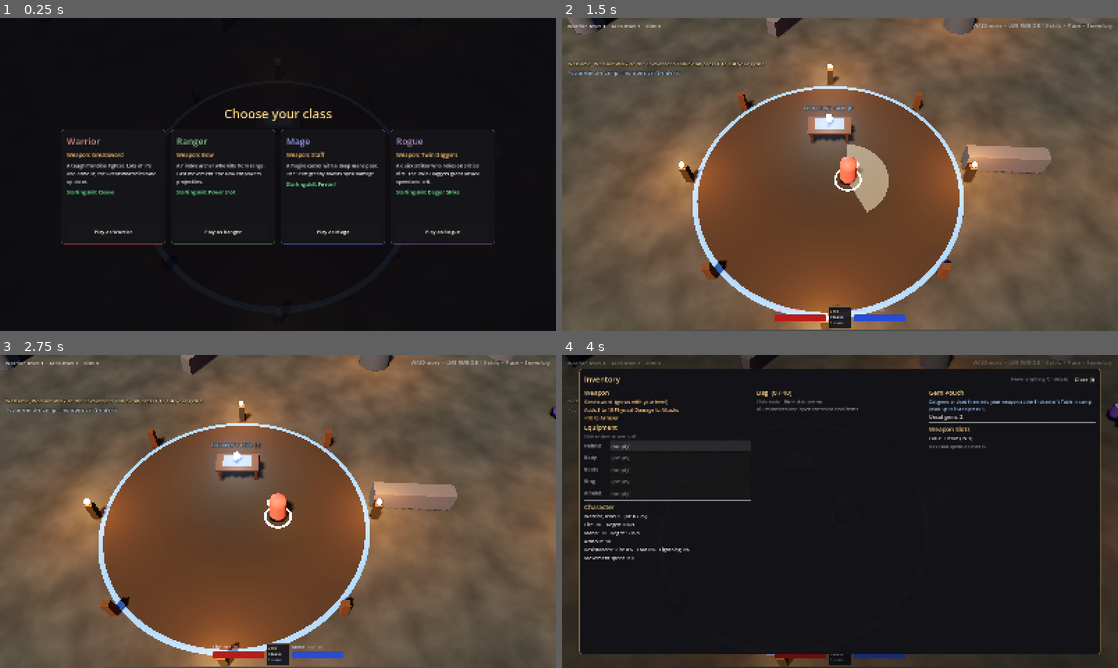
Above: before the commit, frames 1-4 (two rows, left to right).
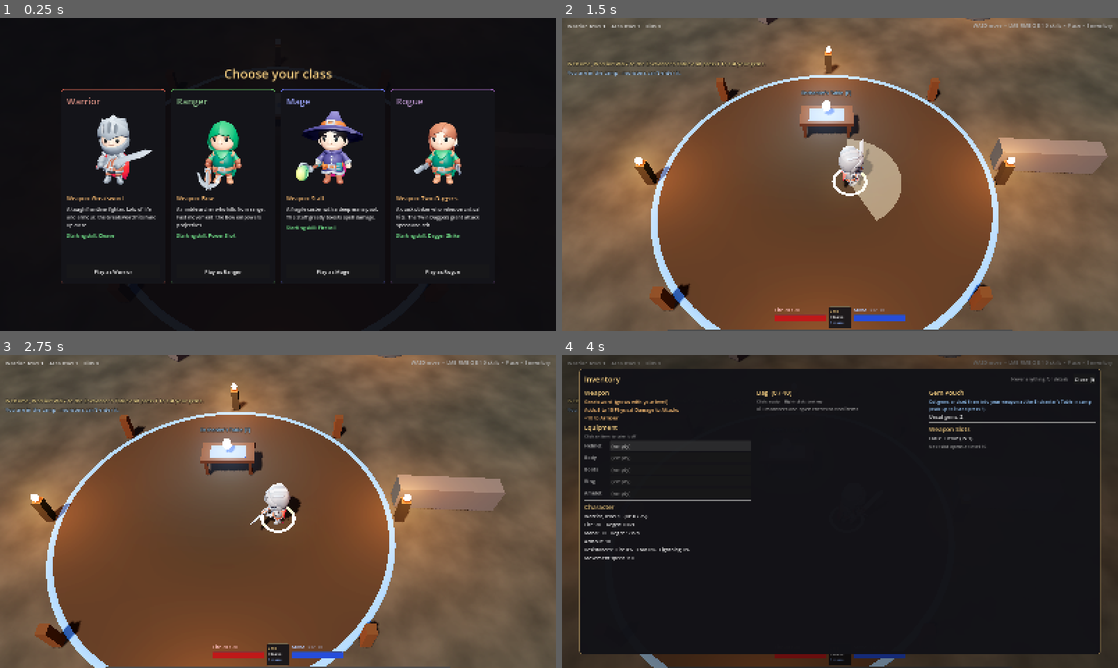
Above: after the commit, the same moments.

Repository: Gilrom-Rune/Fantasy-ARPG
Game: Godot game, scene res://scenes/main.tscn
The game is run twice, just before and just after one commit, with the same random seed, the same clock (stepped at 60 frames per second) and the same inputs.
Inputs (mouse positions are in pixels of both pictures, inside the frame that each line leads up to):
- Up to frame 1 (0.25 s): no input
- Up to frame 2 (1.5 s): click "Play as Warrior" at 0.5 s; tap F (interact) at 1.25 s; move the mouse to (962, 158) at 1.27 s; hold D (move_right) from 1.28 s (still down); hold F (interact) from 1.28 s (still down); click (962, 158) at 1.42 s
- Up to frame 3 (2.75 s): release D (move_right) at 2 s; release F (interact) at 2 s; drag from (166, 527) to (250, 574) at 2.02 s
- Up to frame 4 (4 s): tap F (interact) at 2.75 s; move the mouse to (895, 442) at 2.77 s; hold D (move_right) 2.78-3.5 s; tap Tab at 2.85 s; click "(empty)" at 3.5 s

The runs differ from the first frame. In frame 1, 10% of the frame differs, in the area x 11-89%, y 16-85%; in frame 2, 30%, in the area x 0-100%, y 0-100%; in frame 3, 27%; in frame 4, 1.1%.

Commit message:
Add animated fantasy character models
- KayKit Adventurers (CC0) models for the 4 classes: Knight with
  greatsword, hooded Rogue with crossbow, Mage with staff, Rogue with
  twin daggers
- KayKit Skeletons (CC0) for monsters: Skeleton Warrior (axe), Skeleton
  Mage (staff) and a new fast Skeleton Minion
- CharacterModel: shows only the class weapon, attaches weapons to hand
  bones, plays idle/run/attack/cast/death animations timed to skills,
  tint overlay for hits, ailments and magic/rare monsters
- Model setup is data-driven in data/models.json
- Live animated 3D previews on the class select screen
- Closer camera

Co-Authored-By: Claude Opus 5.5 <noreply@anthropic.com>
Claude-Session: https://claude.ai/code/session_01Pi7eBfAxMzBhL4nGETES5B

Diff:
--- a/data/classes.json
+++ b/data/classes.json
@@ -3,54 +3,214 @@
 		"name": "Warrior",
 		"weapon": "Greatsword",
 		"description": "A tough frontline fighter. Lots of life and armour; the Greatsword hits hard up close.",
-		"color": [0.75, 0.35, 0.28],
+		"color": [
+			0.75,
+			0.35,
+			0.28
+		],
 		"start_skill": "cleave",
-		"base": {"life": 70, "life_per_level": 12, "mana": 30, "mana_per_level": 3, "mana_regen": 2.5},
-		"weapon_mods": [
-			{"stat": "added_physical_min", "kind": "flat", "tags": ["attack"], "base": 5, "per_level": 1.2, "text": "Adds {0} to {1} Physical Damage to Attacks", "pair": "added_physical_max"},
-			{"stat": "added_physical_max", "kind": "flat", "tags": ["attack"], "base": 10, "per_level": 2.2},
-			{"stat": "armour", "kind": "flat", "base": 10, "per_level": 4, "text": "+{0} to Armour"}
-		]
+		"base": {
+			"life": 70,
+			"life_per_level": 12,
+			"mana": 30,
+			"mana_per_level": 3,
+			"mana_regen": 2.5
+		},
+		"weapon_mods": [
+			{
+				"stat": "added_physical_min",
+				"kind": "flat",
+				"tags": [
+					"attack"
+				],
+				"base": 5,
+				"per_level": 1.2,
+				"text": "Adds {0} to {1} Physical Damage to Attacks",
+				"pair": "added_physical_max"
+			},
+			{
+				"stat": "added_physical_max",
+				"kind": "flat",
+				"tags": [
+					"attack"
+				],
+				"base": 10,
+				"per_level": 2.2
+			},
+			{
+				"stat": "armour",
+				"kind": "flat",
+				"base": 10,
+				"per_level": 4,
+				"text": "+{0} to Armour"
+			}
+		],
+		"model": "knight"
 	},
 	"ranger": {
 		"name": "Ranger",
 		"weapon": "Bow",
 		"description": "A nimble archer who kills from range. Fast movement; the Bow empowers projectiles.",
-		"color": [0.35, 0.65, 0.35],
+		"color": [
+			0.35,
+			0.65,
+			0.35
+		],
 		"start_skill": "power_shot",
-		"base": {"life": 55, "life_per_level": 9, "mana": 40, "mana_per_level": 4, "mana_regen": 3.0, "move_speed": 6.5},
-		"weapon_mods": [
-			{"stat": "added_physical_min", "kind": "flat", "tags": ["attack"], "base": 3, "per_level": 0.9, "text": "Adds {0} to {1} Physical Damage to Attacks", "pair": "added_physical_max"},
-			{"stat": "added_physical_max", "kind": "flat", "tags": ["attack"], "base": 8, "per_level": 1.8},
-			{"stat": "damage", "kind": "increased", "tags": ["projectile"], "base": 10, "per_level": 0.5, "text": "{0}% increased Projectile Damage"}
-		]
+		"base": {
+			"life": 55,
+			"life_per_level": 9,
+			"mana": 40,
+			"mana_per_level": 4,
+			"mana_regen": 3.0,
+			"move_speed": 6.5
+		},
+		"weapon_mods": [
+			{
+				"stat": "added_physical_min",
+				"kind": "flat",
+				"tags": [
+					"attack"
+				],
+				"base": 3,
+				"per_level": 0.9,
+				"text": "Adds {0} to {1} Physical Damage to Attacks",
+				"pair": "added_physical_max"
+			},
+			{
+				"stat": "added_physical_max",
+				"kind": "flat",
+				"tags": [
+					"attack"
+				],
+				"base": 8,
+				"per_level": 1.8
+			},
+			{
+				"stat": "damage",
+				"kind": "increased",
+				"tags": [
+					"projectile"
+				],
+				"base": 10,
+				"per_level": 0.5,
+				"text": "{0}% increased Projectile Damage"
+			}
+		],
+		"model": "ranger"
 	},
 	"mage": {
 		"name": "Mage",
 		"weapon": "Staff",
 		"description": "A fragile caster with a deep mana pool. The Staff greatly boosts spell damage.",
-		"color": [0.4, 0.45, 0.9],
+		"color": [
+			0.4,
+			0.45,
+			0.9
+		],
 		"start_skill": "fireball",
-		"base": {"life": 50, "life_per_level": 8, "mana": 60, "mana_per_level": 6, "mana_regen": 4.0},
-		"weapon_mods": [
-			{"stat": "damage", "kind": "increased", "tags": ["spell"], "base": 20, "per_level": 1.5, "text": "{0}% increased Spell Damage"},
-			{"stat": "mana_regen", "kind": "increased", "base": 10, "per_level": 0.5, "text": "{0}% increased Mana Regeneration Rate"},
-			{"stat": "added_physical_min", "kind": "flat", "tags": ["attack"], "base": 2, "per_level": 0.4, "text": "Adds {0} to {1} Physical Damage to Attacks", "pair": "added_physical_max"},
-			{"stat": "added_physical_max", "kind": "flat", "tags": ["attack"], "base": 5, "per_level": 0.8}
-		]
+		"base": {
+			"life": 50,
+			"life_per_level": 8,
+			"mana": 60,
+			"mana_per_level": 6,
+			"mana_regen": 4.0
+		},
+		"weapon_mods": [
+			{
+				"stat": "damage",
+				"kind": "increased",
+				"tags": [
+					"spell"
+				],
+				"base": 20,
+				"per_level": 1.5,
+				"text": "{0}% increased Spell Damage"
+			},
+			{
+				"stat": "mana_regen",
+				"kind": "increased",
+				"base": 10,
+				"per_level": 0.5,
+				"text": "{0}% increased Mana Regeneration Rate"
+			},
+			{
+				"stat": "added_physical_min",
+				"kind": "flat",
+				"tags": [
+					"attack"
+				],
+				"base": 2,
+				"per_level": 0.4,
+				"text": "Adds {0} to {1} Physical Damage to Attacks",
+				"pair": "added_physical_max"
+			},
+			{
+				"stat": "added_physical_max",
+				"kind": "flat",
+				"tags": [
+					"attack"
+				],
+				"base": 5,
+				"per_level": 0.8
+			}
+		],
+		"model": "mage"
 	},
 	"rogue": {
 		"name": "Rogue",
 		"weapon": "Twin Daggers",
 		"description": "A quick striker who relies on critical hits. The Twin Daggers grant attack speed and crit.",
-		"color": [0.55, 0.35, 0.65],
+		"color": [
+			0.55,
+			0.35,
+			0.65
+		],
 		"start_skill": "dagger_strike",
-		"base": {"life": 58, "life_per_level": 9, "mana": 40, "mana_per_level": 4, "mana_regen": 3.0, "move_speed": 6.3},
-		"weapon_mods": [
-			{"stat": "added_physical_min", "kind": "flat", "tags": ["attack"], "base": 3, "per_level": 0.8, "text": "Adds {0} to {1} Physical Damage to Attacks", "pair": "added_physical_max"},
-			{"stat": "added_physical_max", "kind": "flat", "tags": ["attack"], "base": 7, "per_level": 1.6},
-			{"stat": "crit_chance", "kind": "increased", "base": 30, "per_level": 1.5, "text": "{0}% increased Critical Hit Chance"},
-			{"stat": "attack_speed", "kind": "increased", "base": 10, "per_level": 0.2, "text": "{0}% increased Attack Speed"}
-		]
+		"base": {
+			"life": 58,
+			"life_per_level": 9,
+			"mana": 40,
+			"mana_per_level": 4,
+			"mana_regen": 3.0,
+			"move_speed": 6.3
+		},
+		"weapon_mods": [
+			{
+				"stat": "added_physical_min",
+				"kind": "flat",
+				"tags": [
+					"attack"
+				],
+				"base": 3,
+				"per_level": 0.8,
+				"text": "Adds {0} to {1} Physical Damage to Attacks",
+				"pair": "added_physical_max"
+			},
+			{
+				"stat": "added_physical_max",
+				"kind": "flat",
+				"tags": [
+					"attack"
+				],
+				"base": 7,
+				"per_level": 1.6
+			},
+			{
+				"stat": "crit_chance",
+				"kind": "increased",
+				"base": 30,
+				"per_level": 1.5,
+				"text": "{0}% increased Critical Hit Chance"
+			},
+			{
+				"stat": "attack_speed",
+				"kind": "increased",
+				"base": 10,
+				"per_level": 0.2,
+				"text": "{0}% increased Attack Speed"
+			}
+		],
+		"model": "rogue"
 	}
 }
--- /dev/null
+++ b/data/models.json
@@ -0,0 +1,91 @@
+{
+	"knight": {
+		"file": "res://assets/characters/Knight.glb",
+		"scale": 0.82,
+		"keep_weapons": ["2H_Sword"],
+		"idle": "2H_Melee_Idle",
+		"run": "Running_A",
+		"death": "Death_A",
+		"actions": {
+			"melee": "2H_Melee_Attack_Slice",
+			"nova": "2H_Melee_Attack_Spin",
+			"ranged": "1H_Ranged_Shoot",
+			"spell": "Spellcast_Shoot",
+			"spell_nova": "Spellcast_Raise"
+		}
+	},
+	"ranger": {
+		"file": "res://assets/characters/Rogue_Hooded.glb",
+		"scale": 0.82,
+		"keep_weapons": ["2H_Crossbow"],
+		"idle": "Idle",
+		"run": "Running_A",
+		"death": "Death_A",
+		"actions": {
+			"melee": "1H_Melee_Attack_Chop",
+			"nova": "2H_Melee_Attack_Spin",
+			"ranged": "2H_Ranged_Shoot",
+			"spell": "Spellcast_Shoot",
+			"spell_nova": "Spellcast_Raise"
+		}
+	},
+	"mage": {
+		"file": "res://assets/characters/Mage.glb",
+		"scale": 0.82,
+		"keep_weapons": ["2H_Staff"],
+		"idle": "Idle",
+		"run": "Running_A",
+		"death": "Death_A",
+		"actions": {
+			"melee": "2H_Melee_Attack_Chop",
+			"nova": "2H_Melee_Attack_Spin",
+			"ranged": "Spellcast_Shoot",
+			"spell": "Spellcast_Shoot",
+			"spell_nova": "Spellcast_Raise"
+		}
+	},
+	"rogue": {
+		"file": "res://assets/characters/Rogue.glb",
+		"scale": 0.82,
+		"keep_weapons": ["Knife", "Knife_Offhand"],
+		"idle": "Idle",
+		"run": "Running_A",
+		"death": "Death_A",
+		"actions": {
+			"melee": "Dualwield_Melee_Attack_Chop",
+			"nova": "2H_Melee_Attack_Spin",
+			"ranged": "Throw",
+			"spell": "Spellcast_Shoot",
+			"spell_nova": "Spellcast_Raise"
+		}
+	},
+	"skeleton_warrior": {
+		"file": "res://assets/characters/Skeleton_Warrior.glb",
+		"scale": 0.82,
+		"attach": [{"bone": "handslot.r", "file": "res://assets/weapons/Skeleton_Axe.gltf"}],
+		"idle": "Idle_Combat",
+		"run": "Running_A",
+		"run_speed": 4.5,
+		"death": "Death_C_Skeletons",
+		"actions": {"melee": "1H_Melee_Attack_Chop"}
+	},
+	"skeleton_mage": {
+		"file": "res://assets/characters/Skeleton_Mage.glb",
+		"scale": 0.82,
+		"attach": [{"bone": "handslot.r", "file": "res://assets/weapons/Skeleton_Staff.gltf"}],
+		"idle": "Idle",
+		"run": "Walking_A",
+		"run_speed": 2.5,
+		"death": "Death_C_Skeletons",
+		"actions": {"melee": "1H_Melee_Attack_Chop", "spell": "Spellcast_Shoot"}
+	},
+	"skeleton_minion": {
+		"file": "res://assets/characters/Skeleton_Minion.glb",
+		"scale": 0.78,
+		"idle": "Idle_B",
+		"run": "Running_C",
+		"run_speed": 5.0,
+		"death": "Death_C_Skeletons",
+		"actions": {"melee": "Unarmed_Melee_Attack_Punch_A"}
+	}
+}
--- a/scripts/core/db.gd
+++ b/scripts/core/db.gd
@@ -17,6 +17,7 @@
 static var bases: Dictionary = {}
 static var affixes: Array = []
 static var classes: Dictionary = {}
+static var models: Dictionary = {}
 static var _loaded := false
 
 
@@ -28,6 +29,7 @@
 	bases = _load_json("res://data/item_bases.json", {})
 	affixes = _load_json("res://data/affixes.json", [])
 	classes = _load_json("res://data/classes.json", {})
+	models = _load_json("res://data/models.json", {})
 	_loaded = true
 
 
@@ -53,6 +55,11 @@
 	return classes.get(id, {})
 
 
+static func model(id: String) -> Dictionary:
+	ensure_loaded()
+	return models.get(id, {})
+
+
 static func support(id: String) -> Dictionary:
 	ensure_loaded()
 	return supports.get(id, {})
--- a/scripts/entities/actor.gd
+++ b/scripts/entities/actor.gd
@@ -39,7 +39,8 @@
 var chill_time := 0.0
 var shock_time := 0.0
 
-var body_mat: StandardMaterial3D
+var body_mat: StandardMaterial3D  ## only used by the plain-capsule fallback body
+var model: CharacterModel  ## the animated 3D character, if it has one
 var base_glow := Color.BLACK
 var _flash := 0.0
 
@@ -79,6 +80,10 @@
 		return
 	_think(delta)
 	global_position.y = 0.0
+	if model:
+		var v := velocity
+		v.y = 0
+		model.update(v.length(), delta)
 
 
 ## Override in subclasses for AI / input.
@@ -104,7 +109,7 @@
 
 
 func _update_tint() -> void:
-	if body_mat == null:
+	if body_mat == null and model == null:
 		return
 	var glow := base_glow
 	if ignite_time > 0.0:
@@ -115,7 +120,12 @@
 		glow += Color(0.25, 0.22, 0.02) * (0.5 + 0.5 * sin(Time.get_ticks_msec() * 0.05))
 	if _flash > 0.0:
 		glow = Color(0.8, 0.8, 0.8)
-	body_mat.emission = glow
+	if model:
+		var strength := maxf(glow.r, maxf(glow.g, glow.b))
+		var col := glow / strength if strength > 0.0 else Color.BLACK
+		model.set_tint(col, strength * 0.7)
+	else:
+		body_mat.emission = glow
 
 
 func take_hit(hit: Dictionary, source: Actor) -> void:
@@ -191,6 +201,8 @@
 	if c["cooldown"] > 0.0:
 		cooldowns[key] = c["cooldown"]
 	face(target_point - global_position)
+	if model:
+		model.play_action(model.action_for(c), busy_time)
 	SkillExecutor.execute(self, c, target_point)
 	for i in range(1, c["repeats"] + 1):
 		get_tree().create_timer(0.18 * i, false).timeout.connect(func():
@@ -199,9 +211,9 @@
 	return true
 
 
-## Creates the collision shape and a simple capsule body with a "nose" showing
-## which way the actor faces. Swap this for real models later.
-func build_body(color: Color, height: float, r: float) -> void:
+## Creates the collision shape and the visible body: the animated model from
+## data/models.json, or a plain capsule with a "nose" if there is no model.
+func build_body(color: Color, height: float, r: float, model_id: String = "", model_scale: float = 1.0) -> void:
 	radius = r
 	bar_height = height + 0.35
 	var col := CollisionShape3D.new()
@@ -211,6 +223,13 @@
 	col.shape = cap
 	col.position.y = height * 0.5
 	add_child(col)
+
+	if model_id != "":
+		model = CharacterModel.create(model_id)
+		if model:
+			add_child(model)
+			model.scale *= model_scale
+			return
 
 	var mi := MeshInstance3D.new()
 	var cm := CapsuleMesh.new()
--- /dev/null
+++ b/scripts/entities/character_model.gd
@@ -0,0 +1,143 @@
+class_name CharacterModel
+extends Node3D
+## A 3D animated character (see data/models.json). Handles:
+##  - showing only the weapon this character should hold
+##  - attaching extra weapons to a hand bone
+##  - idle / run / attack / death animations
+##  - a colour tint used for hit flashes, burning, chill, magic/rare monsters
+
+const BLEND := 0.12
+
+var def: Dictionary
+var anim: AnimationPlayer
+var _overlay: StandardMaterial3D
+var _action_left := 0.0
+var _dead := false
+
+static var _cache := {}
+
+
+## Returns null if the model id is unknown (the actor then uses a plain capsule).
+static func create(model_id: String) -> CharacterModel:
+	var d := DB.model(model_id)
+	if d.is_empty():
+		return null
+	var m := CharacterModel.new()
+	m.def = d
+	return m
+
+
+static func _load_scene(path: String) -> PackedScene:
+	if not _cache.has(path):
+		_cache[path] = load(path)
+	return _cache[path]
+
+
+func _ready() -> void:
+	var packed := _load_scene(def["file"])
+	if packed == null:
+		push_error("Could not load model " + String(def["file"]))
+		return
+	var inst: Node3D = packed.instantiate()
+	inst.rotation.y = PI  # the models face +Z; the game treats -Z as forward
+	add_child(inst)
+	scale = Vector3.ONE * float(def.get("scale", 0.72))
+
+	# Hide every hand-held item except the ones this character uses.
+	var keep: Array = def.get("keep_weapons", [])
+	for att in inst.find_children("handslot*", "BoneAttachment3D", true, false):
+		for c in att.get_children():
+			if c is MeshInstance3D:
+				c.visible = keep.has(String(c.name))
+
+	# Attach extra weapons (e.g. an axe for skeleton warriors).
+	var skel: Skeleton3D = inst.find_child("Skeleton3D", true, false)
+	for a in def.get("attach", []):
+		var weapon_scene := _load_scene(a["file"])
+		if skel == null or weapon_scene == null:
+			continue
+		var ba := BoneAttachment3D.new()
+		ba.bone_name = a["bone"]
+		skel.add_child(ba)
+		ba.add_child(weapon_scene.instantiate())
+
+	# One shared see-through overlay material for tints.
+	_overlay = StandardMaterial3D.new()
+	_overlay.shading_mode = BaseMaterial3D.SHADING_MODE_UNSHADED
+	_overlay.transparency = BaseMaterial3D.TRANSPARENCY_ALPHA
+	_overlay.albedo_color = Color(0, 0, 0, 0)
+	for mi in inst.find_children("*", "MeshInstance3D", true, false):
+		mi.material_overlay = _overlay
+		mi.cast_shadow = GeometryInstance3D.SHADOW_CASTING_SETTING_ON
+
+	anim = inst.find_child("AnimationPlayer", true, false)
+	if anim:
+		for loop_name in [def.get("idle", "Idle"), def.get("run", "Running_A")]:
+			if anim.has_animation(loop_name):
+				anim.get_animation(loop_name).loop_mode = Animation.LOOP_LINEAR
+		anim.play(def.get("idle", "Idle"))
+
+
+## Called every physics frame by the actor.
+func update(speed: float, delta: float) -> void:
+	if anim == null or _dead:
+		return
+	if _action_left > 0.0:
+		_action_left -= delta
+		return
+	var moving := speed > 0.3
+	var want: String = def.get("run", "Running_A") if moving else def.get("idle", "Idle")
+	if anim.current_animation != want:
+		anim.play(want, BLEND)
+	# Match leg speed to how fast the character actually moves.
+	anim.speed_scale = clampf(speed / float(def.get("run_speed", 5.5)), 0.6, 1.8) if moving else 1.0
+
+
+## Plays an attack/cast animation squeezed into `duration` seconds.
+func play_action(anim_name: String, duration: float) -> void:
+	if anim == null or _dead or not anim.has_animation(anim_name):
+		return
+	var length := anim.get_animation(anim_name).length
+	var spd := clampf(length / maxf(duration, 0.05), 0.8, 3.5)
+	anim.speed_scale = 1.0
+	if anim.current_animation == anim_name:
+		anim.seek(0.0, true)
+	anim.play(anim_name, 0.06, spd)
+	_action_left = length / spd
+
+
+## Which animation fits a compiled skill.
+func action_for(c: Dictionary) -> String:
+	var acts: Dictionary = def.get("actions", {})
+	var tags: Array = c.get("tags", [])
+	var behavior: String = c.get("behavior", "")
+	var key := ""
+	if tags.has("attack"):
+		key = "ranged" if behavior == "projectile" else ("nova" if behavior == "nova" else "melee")
+	else:
+		key = "spell_nova" if behavior == "nova" else "spell"
+	if acts.has(key):
+		return acts[key]
+	if key.begins_with("spell") and acts.has("spell"):
+		return acts["spell"]
+	return acts.get("melee", "Idle")
+
+
+func play_death() -> void:
+	_dead = true
+	if anim:
+		anim.speed_scale = 1.0
+		anim.play(def.get("death", "Death_A"), 0.08)
+
+
+func revive() -> void:
+	_dead = false
+	_action_left = 0.0
+	if anim:
+		anim.play(def.get("idle", "Idle"))
+
+
+## strength 0 = no tint, 1 = solid colour.
+func set_tint(color: Color, strength: float) -> void:
+	if _overlay:
+		_overlay.albedo_color = Color(color.r, color.g, color.b, clampf(strength, 0.0, 0.8))
--- a/scripts/entities/enemy.gd
+++ b/scripts/entities/enemy.gd
@@ -4,14 +4,19 @@
 
 const KINDS := {
 	"brute": {
-		"name": "Ghoul", "life": 30.0, "skill": "monster_slam", "speed": 3.4,
+		"name": "Skeleton Warrior", "life": 30.0, "skill": "monster_slam", "speed": 3.4,
 		"attack_range": 1.8, "windup": 0.45, "color": Color(0.5, 0.4, 0.3),
-		"height": 1.7, "radius": 0.5, "xp": 6.0,
+		"height": 1.7, "radius": 0.5, "xp": 6.0, "model": "skeleton_warrior",
 	},
 	"caster": {
-		"name": "Hexer", "life": 18.0, "skill": "monster_bolt", "speed": 3.0,
+		"name": "Skeleton Mage", "life": 18.0, "skill": "monster_bolt", "speed": 3.0,
 		"attack_range": 12.0, "keep_away": 5.0, "windup": 0.5, "color": Color(0.42, 0.28, 0.58),
-		"height": 1.5, "radius": 0.4, "xp": 7.0,
+		"height": 1.5, "radius": 0.4, "xp": 7.0, "model": "skeleton_mage",
+	},
+	"minion": {
+		"name": "Skeleton Minion", "life": 16.0, "skill": "monster_slam", "speed": 4.6,
+		"attack_range": 1.5, "windup": 0.35, "color": Color(0.7, 0.68, 0.6),
+		"height": 1.5, "radius": 0.4, "xp": 4.0, "model": "skeleton_minion",
 	},
 }
 const RARITY_LIFE := [1.0, 2.4, 5.5]
@@ -47,7 +52,7 @@
 	collision_layer = 4
 	collision_mask = 1 | 2 | 4
 	var s: float = RARITY_SIZE[rarity]
-	build_body(info["color"], info["height"] * s, info["radius"] * s)
+	build_body(info["color"], info["height"] * s, info["radius"] * s, info.get("model", ""), s)
 	base_stats = {
 		"life": info["life"] * pow(1.15, level - 1) * RARITY_LIFE[rarity],
 		"move_speed": info["speed"] * (1.0 + 0.06 * rarity),
@@ -67,10 +72,10 @@
 			display_name = info["name"]
 		1:
 			display_name = "%s %s" % [MAGIC_PREFIX.pick_random(), info["name"]]
-			base_glow = Color(0.05, 0.12, 0.45)
+			base_glow = Color(0.08, 0.16, 0.5) * 0.6
 		2:
 			display_name = "%s, %s" % [RARE_PREFIX.pick_random(), info["name"]]
-			base_glow = Color(0.45, 0.35, 0.05)
+			base_glow = Color(0.6, 0.48, 0.08) * 0.6
 
 
 func name_color() -> Color:
@@ -95,6 +100,8 @@
 		windup -= delta * action_speed()
 		if body_mat:
 			body_mat.emission += Color(0.6, 0.1, 0.05)
+		elif model:
+			model.set_tint(Color(1.0, 0.25, 0.1), 0.25)  # red glow = "about to hit you"
 		if windup <= 0.0:
 			face(windup_target - global_position)
 			SkillExecutor.execute(self, compiled, windup_target)
@@ -112,6 +119,9 @@
 		face(dir)
 		windup = info["windup"]
 		windup_target = p.global_position
+		if model:
+			# The swing lands as the wind-up ends.
+			model.play_action(model.action_for(compiled), windup / action_speed() * 1.8)
 	else:
 		_move(dir, delta)
 		face(dir)
@@ -147,5 +157,12 @@
 		Game.player.gain_xp(info["xp"] * level * RARITY_XP[rarity])
 	LootDrop.roll_drops(global_position, level, rarity)
 	var tw := create_tween()
-	tw.tween_property(self, "scale", Vector3(1.3, 0.05, 1.3), 0.25)
+	if model:
+		model.set_tint(Color.BLACK, 0.0)
+		model.play_death()
+		set_physics_process(false)
+		tw.tween_interval(1.6)
+		tw.tween_property(self, "position:y", -1.5, 0.8)  # sink into the ground
+	else:
+		tw.tween_property(self, "scale", Vector3(1.3, 0.05, 1.3), 0.25)
 	tw.tween_callback(queue_free)
--- a/scripts/entities/player.gd
+++ b/scripts/entities/player.gd
@@ -28,7 +28,7 @@
 	collision_layer = 2
 	collision_mask = 1 | 4
 	var c: Array = DB.player_class(class_id).get("color", [0.32, 0.48, 0.85])
-	build_body(Color(c[0], c[1], c[2]), 1.8, 0.45)
+	build_body(Color(c[0], c[1], c[2]), 1.8, 0.45, String(DB.player_class(class_id).get("model", "")))
 	var ring := MeshInstance3D.new()
 	var torus := TorusMesh.new()
 	torus.inner_radius = 0.62
@@ -198,6 +198,8 @@
 
 func _on_death(_source: Actor) -> void:
 	velocity = Vector3.ZERO
+	if model:
+		model.play_death()
 	Game.message("You have died.", Color(1, 0.3, 0.3))
 	if Game.hud:
 		Game.hud.show_death()
@@ -205,6 +207,8 @@
 
 func respawn() -> void:
 	dead = false
+	if model:
+		model.revive()
 	ignite_time = 0.0
 	ignite_dps = 0.0
 	chill_time = 0.0
--- a/scripts/main.gd
+++ b/scripts/main.gd
@@ -11,7 +11,7 @@
 ##   --ui-shot=NAME      open a window before the screenshot: inventory, enchanter or classes
 
 const ARENA_HALF := 40.0
-const CAM_OFFSET := Vector3(0, 17, 11)
+const CAM_OFFSET := Vector3(0, 13, 9.5)
 
 var player: Player
 var camera: Camera3D
@@ -389,7 +389,8 @@
 	var leader_rarity := 2 if r < 0.06 else (1 if r < 0.3 else 0)
 	var count := randi_range(3, 6)
 	for i in count:
-		var kind := "caster" if randf() < 0.3 else "brute"
+		var roll := randf()
+		var kind := "caster" if roll < 0.25 else ("minion" if roll < 0.55 else "brute")
 		var rarity := leader_rarity if i == 0 else (1 if randf() < 0.08 else 0)
 		var pos := center + Vector3(randf_range(-2.5, 2.5), 0, randf_range(-2.5, 2.5))
 		if _blocked(pos, 1.0):
--- a/scripts/ui/class_select_ui.gd
+++ b/scripts/ui/class_select_ui.gd
@@ -32,12 +32,13 @@
 	var c: Array = d.get("color", [0.5, 0.5, 0.5])
 	var color := Color(c[0], c[1], c[2])
 	var panel := PanelContainer.new()
-	panel.custom_minimum_size = Vector2(300, 330)
+	panel.custom_minimum_size = Vector2(300, 560)
 	panel.add_theme_stylebox_override("panel", UiUtil.box(Color(0.08, 0.08, 0.1), color, 8, 16))
 	var v := VBoxContainer.new()
 	v.add_theme_constant_override("separation", 10)
 	panel.add_child(v)
 	v.add_child(UiUtil.label(String(d.get("name", id)), 26, color.lightened(0.3)))
+	v.add_child(_preview(String(d.get("model", ""))))
 	v.add_child(UiUtil.label("Weapon: " + String(d.get("weapon", "")), 16, Color(1.0, 0.75, 0.45)))
 	var desc := UiUtil.label(String(d.get("description", "")), 14)
 	desc.autowrap_mode = TextServer.AUTOWRAP_WORD_SMART
@@ -53,3 +54,39 @@
 	b.custom_minimum_size = Vector2(0, 40)
 	v.add_child(b)
 	return panel
+
+
+## A small live 3D view of the class's character, idling.
+func _preview(model_id: String) -> Control:
+	var box := SubViewportContainer.new()
+	box.stretch = true
+	box.custom_minimum_size = Vector2(268, 230)
+	var vp := SubViewport.new()
+	vp.own_world_3d = true
+	vp.transparent_bg = true
+	vp.msaa_3d = Viewport.MSAA_4X
+	box.add_child(vp)
+
+	var env := Environment.new()
+	env.background_mode = Environment.BG_CLEAR_COLOR
+	env.ambient_light_source = Environment.AMBIENT_SOURCE_COLOR
+	env.ambient_light_color = Color(0.6, 0.6, 0.7)
+	env.ambient_light_energy = 0.8
+	env.tonemap_mode = Environment.TONE_MAPPER_ACES
+	var we := WorldEnvironment.new()
+	we.environment = env
+	vp.add_child(we)
+	var sun := DirectionalLight3D.new()
+	sun.rotation_degrees = Vector3(-35, 200, 0)
+	sun.light_energy = 1.3
+	vp.add_child(sun)
+
+	var model := CharacterModel.create(model_id)
+	if model:
+		vp.add_child(model)
+	var cam := Camera3D.new()
+	cam.fov = 35
+	vp.add_child(cam)
+	var eye := Vector3(-0.9, 1.5, -3.6)
+	cam.transform = Transform3D(Basis.looking_at(Vector3(0, 0.95, 0) - eye, Vector3.UP), eye)
+	return box
Not shown, added: assets/LICENSE_KayKit_Adventurers.txt
Not shown, added: assets/LICENSE_KayKit_Skeletons.txt
Binary file added: assets/characters/Knight.glb
Not shown, added: assets/characters/Knight.glb.import
Binary file added: assets/characters/Knight_knight_texture.png
Not shown, added: assets/characters/Knight_knight_texture.png.import
Binary file added: assets/characters/Mage.glb
Not shown, added: assets/characters/Mage.glb.import
Binary file added: assets/characters/Mage_mage_texture.png
Not shown, added: assets/characters/Mage_mage_texture.png.import
Binary file added: assets/characters/Rogue.glb
Not shown, added: assets/characters/Rogue.glb.import
(and 28 more such lines)
